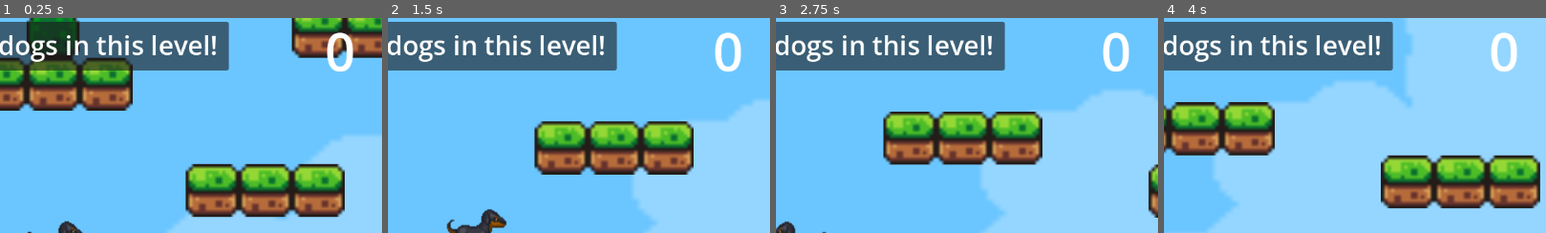
Above: before the commit, frames 1-4 (left to right).
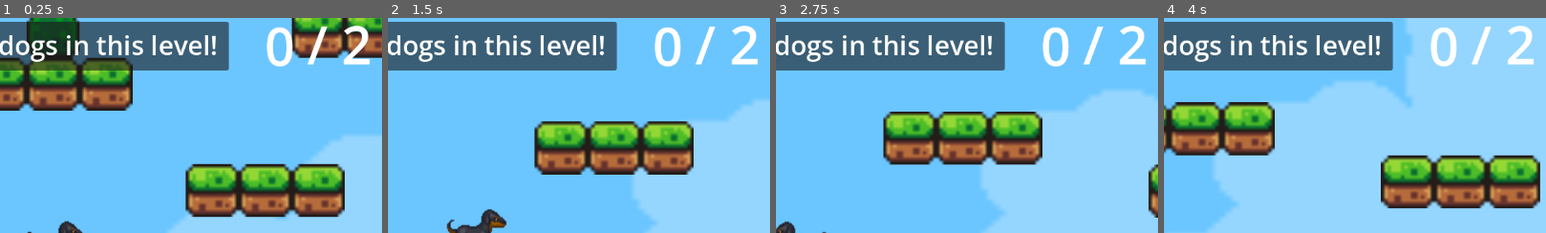
Above: after the commit, the same moments.

Repository: savagerunderscorelex/Stop-Being-A-Weenie
Game: Godot game, scene res://main.tscn
The game is run twice, just before and just after one commit, with the same random seed, the same clock (stepped at 60 frames per second) and the same inputs.
Inputs:
- Up to frame 1 (0.25 s): no input
- Up to frame 2 (1.5 s): tap Enter at 0.5 s; hold D (move_right) from 0.53 s (still down); tap Up (jump) at 0.77 s
- Up to frame 3 (2.75 s): tap Up (jump) at 1.52 s; release D (move_right) at 2.03 s; hold A (move_left) from 2.03 s (still down)
- Up to frame 4 (4 s): release A (move_left) at 2.78 s; hold D (move_right) from 2.78 s (still down); tap Up (jump) at 3.02, 3.77 s
The pictures show only the part of the screen within x 50-100%, y 2-52%; the shares and areas given below are measured in that part.

The runs differ from the first frame. In frame 1, 2.1% of the frame differs, in the area x 69-97%, y 3-25%; in frame 2, 2.1%; in frame 3, 2.1%; in frame 4, 2.0%.

Commit message:
update todo

Diff:
--- a/game.game/scenes/game_ui.tscn
+++ b/game.game/scenes/game_ui.tscn
@@ -8,12 +8,20 @@
 grow_horizontal = 2
 grow_vertical = 2
 
+[node name="Hotdogs_fraction" type="Label" parent="."]
+offset_left = 1039.0
+offset_top = -6.0
+offset_right = 1116.0
+offset_bottom = 104.0
+theme_override_font_sizes/font_size = 80
+text = "/ 2"
+
 [node name="Hotdogs_label" type="Label" parent="."]
 layout_mode = 0
-offset_left = 1066.0
-offset_top = 4.0
-offset_right = 1112.0
-offset_bottom = 114.0
+offset_left = 975.0
+offset_top = -4.0
+offset_right = 1021.0
+offset_bottom = 106.0
 theme_override_font_sizes/font_size = 80
 text = "0"
 
Not shown, changed: logs.md
